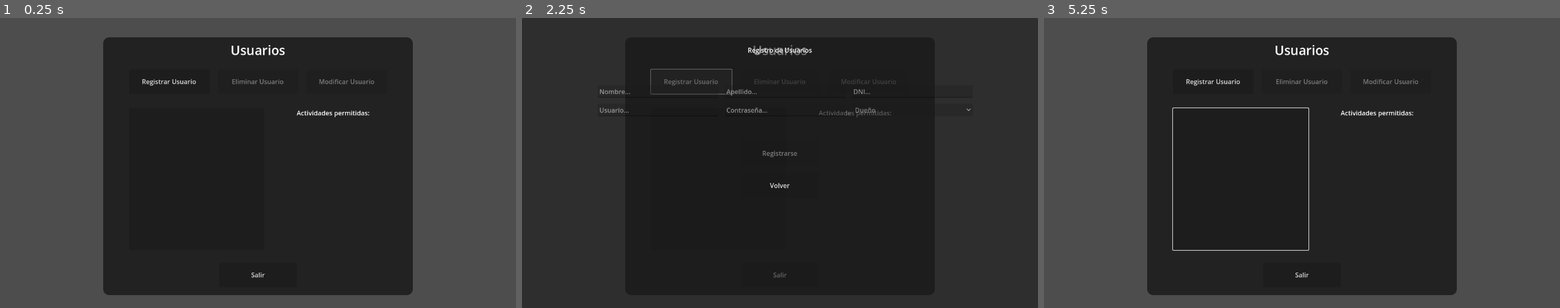
Above: before the commit, frames 1-3 (left to right).
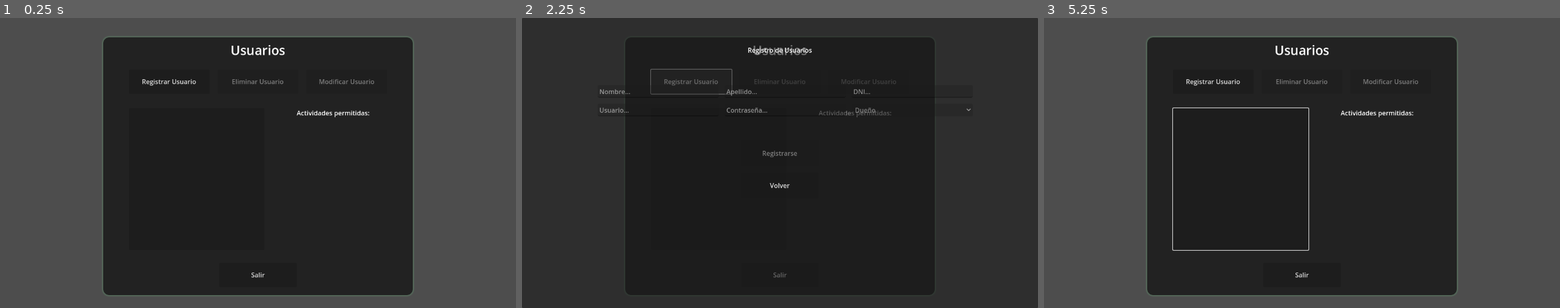
Above: after the commit, the same moments.

Repository: FaArMa/SGG-GDEng
Game: Godot game, scene res://scenes/users_menu_scene/users_menu_scene.tscn
The game is run twice, just before and just after one commit, with the same random seed, the same clock (stepped at 60 frames per second) and the same inputs. This scene is started directly instead of the project's main scene.
Inputs (mouse positions are in pixels of both pictures, inside the frame that each line leads up to):
- Up to frame 1 (0.25 s): no input
- Up to frame 2 (2.25 s): click "Registrar Usuario" at 0.5 s; click "Volver" at 1.25 s; click "Registrar Usuario" at 2 s
- Up to frame 3 (5.25 s): click "Volver" at 2.75 s; click "Registrar Usuario" at 3.5 s; click "Volver" at 4.25 s; tap Enter at 5 s; move the mouse to (1276, 221) at 5.02 s; press the mouse at (1276, 221) at 5.03 s

The runs differ from the first frame. In frame 1, 0.5% of the frame differs, in the area x 19-81%, y 6-96%; in frame 2, less than 0.1%; in frame 3, 0.5%.
Error in both runs: Invalid call. Nonexistent function 'get_users_count' in base 'Nil'. (res://scenes/register_screen/register_screen.gd:135)

Commit message:
Agregado de funciones a BDD, y misc

Diff:
--- a/SGG/Database_Content.gd
+++ b/SGG/Database_Content.gd
@@ -9,22 +9,34 @@
 
 #--------------------- USUARIOS ---------------------#
 @onready var user_list: Dictionary = {}
+@onready var user_info: Array = []
+
+#--------------------- RESPUESTA FACTURA ----------------------#
+@onready var bill_list: Dictionary = {}
+
 
 func _ready():
-#--------------------- PRODUCTOS E INGREDIENTES ---------------------#
+#--------------------- RESPUESTA PRODUCTOS E INGREDIENTES ---------------------#
 	EventBus.connect("response_product_list", _on_get_product_list)
-	EventBus.connect("response_available_ingredients", _on_get_available_ingredients)
+	EventBus.connect("response_modify_product", _on_get_product_list)
+	EventBus.connect("response_available_ingredients", _on_get_available_ingredients) # MODIFICAR # MODIFICAR # MODIFICAR # MODIFICAR
 	EventBus.connect("response_product_ingredient_list", _on_get_product_ingredient_list)
 	EventBus.connect("response_product_ingredient_amount_list", _on_get_product_ingredient_amount_list)
 
-#--------------------- USUARIOS ---------------------#
+#--------------------- RESPUESTA USUARIOS ---------------------#
 	EventBus.connect("response_get_user_list", _on_get_user_list)
+	EventBus.connect("response_get_user_info", _on_get_user_info)
+
+#--------------------- RESPUESTA FACTURA ----------------------#
+	EventBus.connect("response_billing_search", _on_response_billing_search)
 
 
 #--------------------- PRODUCTOS E INGREDIENTES ---------------------#
 
 # Listado de productos, sus precios y tipos
 func _on_get_product_list(products):
+	product_list.clear()
+
 	var product_array = products.split(",")
 	var items_per_product = 3
 	var total_products = product_array.size()
@@ -36,6 +48,8 @@
 
 # Listado de ingredientes totales
 func _on_get_available_ingredients(available_ingredients):
+	all_available_ingredients.clear()
+
 	var available_ingredient_array = available_ingredients.split(",")
 	var items_per_ingredient = 2
 	var total_ingredients = available_ingredient_array.size()
@@ -47,6 +61,8 @@
 
 # Listado de ingredientes separados por producto
 func _on_get_product_ingredient_list(ingredients):
+	ingredient_list.clear()
+
 	var json_reader = JSON.new()
 	if json_reader.parse(ingredients) == OK:
 		ingredient_list = json_reader.get_data()
@@ -59,6 +75,8 @@
 
 # Listado de cantidades de cada ingrediente separados por producto
 func _on_get_product_ingredient_amount_list(amounts):
+	ingredient_amount_list.clear()
+
 	var json_reader = JSON.new()
 	if json_reader.parse(amounts) == OK:
 		ingredient_amount_list = json_reader.get_data()
@@ -73,6 +91,8 @@
 
 # Listado de usuarios y sus roles
 func _on_get_user_list(users):
+	user_list.clear()
+
 	var users_array = users.split(",")
 	var items_per_user = 2
 	var total_users = users_array.size()
@@ -80,3 +100,27 @@
 		if (i % items_per_user):
 			continue
 		user_list[users_array[i]] = users_array[i+1]
+	EventBus.emit_signal("user_list_updated")
+
+
+func _on_get_user_info(user):
+	user_info.clear()
+
+	var user_info_array = user.split(",")
+	for i in user_info_array:
+		user_info.append(i)
+
+
+#--------------------- FACTURA ----------------------#
+func _on_response_billing_search(result):
+	if not result.is_empty():
+		bill_list.clear()
+
+		var bill_array = result.split(",")
+		var items_per_bill = 4
+		var total_bills = bill_array.size()
+		for i in total_bills:
+			if (i % items_per_bill):
+				continue
+			bill_list[bill_array[i]] = [bill_array[i+1], bill_array[i+2], bill_array[i+3]]
+		EventBus.emit_signal("billing_list_updated")
--- a/SGG/EventBus.gd
+++ b/SGG/EventBus.gd
@@ -11,3 +11,14 @@
 signal response_product_ingredient_list(ingredients)
 signal response_product_ingredient_amount_list(amounts)
 signal response_get_user_list(users)
+signal response_get_user_info(user)
+
+signal user_list_updated()
+signal product_list_updated()
+signal billing_list_updated()
+
+signal response_modify_product(product) #nombre y precio
+signal response_delete_product(product) #nombre
+signal response_add_product(product) #incluye ingredientes y toda la bola
+
+signal response_billing_search(result)
--- a/SGG/resources/panel_style.tres
+++ b/SGG/resources/panel_style.tres
@@ -6,3 +6,5 @@
 corner_radius_top_right = 15
 corner_radius_bottom_right = 15
 corner_radius_bottom_left = 15
+shadow_color = Color(0.352941, 0.478431, 0.384314, 0.8)
+shadow_size = 5
--- a/SGG/scenes/database.gd
+++ b/SGG/scenes/database.gd
@@ -27,6 +27,23 @@
 	httpr.request_completed.connect(_on_httpr_request_completed)
 
 
+func _ready():
+	await httpr.request_completed
+	get_user_list()
+	await httpr.request_completed
+	update_products()
+
+
+func update_products():
+	get_product_list()
+	await httpr.request_completed
+	get_available_ingredients() # MODIFICAR # MODIFICAR # MODIFICAR # MODIFICAR # MODIFICAR # MODIFICAR
+	await httpr.request_completed
+	get_product_ingredients()
+	await httpr.request_completed
+	get_product_ingredient_amounts()
+
+
 func get_user_list() -> void:
 	data = {"action": "get_user_list"}
 	var body = httpc.query_string_from_dict(data)
@@ -43,7 +60,7 @@
 	return
 
 
-func get_available_ingredients() -> void:
+func get_available_ingredients() -> void: # MODIFICAR # MODIFICAR # MODIFICAR # MODIFICAR # MODIFICAR
 	data = {"action": "get_available_ingredients"}
 	var body = httpc.query_string_from_dict(data)
 	var result = httpr.request(url, headers, HTTPClient.METHOD_POST, body)
@@ -61,6 +78,62 @@
 
 func get_product_ingredient_amounts() -> void:
 	data = {"action": "get_product_ingredient_amounts"}
+	var body = httpc.query_string_from_dict(data)
+	var result = httpr.request(url, headers, HTTPClient.METHOD_POST, body)
+	http_error_exists(httpr, result)
+	return
+
+
+func modify_product_data(new_price, new_product_name, old_product_name) -> void:
+	data = {"action": "modify_product_data", "nuevo_precio": new_price, "nuevo_nombre_producto": new_product_name, "viejo_nombre_producto": old_product_name}
+	var body = httpc.query_string_from_dict(data)
+	var result = httpr.request(url, headers, HTTPClient.METHOD_POST, body)
+	http_error_exists(httpr, result)
+	return
+
+
+func add_product(product_name, type, price, ingredients) -> void:
+	data = {"action": "add_product", "nombre": product_name, "tipo": type, "precio": price, "ingredientes": ingredients}
+	var body = httpc.query_string_from_dict(data)
+	var result = httpr.request(url, headers, HTTPClient.METHOD_POST, body)
+	http_error_exists(httpr, result)
+	return
+
+
+func delete_product(product) -> void:
+	data = {"action": "delete_product", "nombre_producto": product}
+	var body = httpc.query_string_from_dict(data)
+	var result = httpr.request(url, headers, HTTPClient.METHOD_POST, body)
+	http_error_exists(httpr, result)
+	return
+
+
+func delete_user(username) -> void:
+	data = {"action": "delete_user", "username": username}
+	var body = httpc.query_string_from_dict(data)
+	var result = httpr.request(url, headers, HTTPClient.METHOD_POST, body)
+	http_error_exists(httpr, result)
+	return
+
+
+func get_user_info(username) -> void:
+	data = {"action": "get_user_info", "username": username}
+	var body = httpc.query_string_from_dict(data)
+	var result = httpr.request(url, headers, HTTPClient.METHOD_POST, body)
+	http_error_exists(httpr, result)
+	return
+
+
+func generate_bill(table_name, username, products) -> void:
+	data = {"action": "generate_bill", "mesa": table_name, "nombre_usuario": username, "productos": products}
+	var body = httpc.query_string_from_dict(data)
+	var result = httpr.request(url, headers, HTTPClient.METHOD_POST, body)
+	http_error_exists(httpr, result)
+	return
+
+
+func billing_search(from, to) -> void:
+	data = {"action": "billing_search", "desde": from, "hasta": to}
 	var body = httpc.query_string_from_dict(data)
 	var result = httpr.request(url, headers, HTTPClient.METHOD_POST, body)
 	http_error_exists(httpr, result)
@@ -111,6 +184,23 @@
 	return
 
 
+func modify_user(_name: String, _surname: String, _dni: int, _role: int, _username: String, _password: String, _id: int) -> void:
+	data = {
+		"name": _name,
+		"surname": _surname,
+		"dni": _dni,
+		"role": _role,
+		"username": _username,
+		"password": _password,
+		"user_id": _id,
+		"action": "modify_user"
+	}
+	var body = httpc.query_string_from_dict(data)
+	var result = httpr.request(url, headers, HTTPClient.METHOD_POST, body)
+	http_error_exists(httpr, result)
+	return
+
+
 # Se ejecuta siempre que se complete un HTTPRequest.request()
 func _on_httpr_request_completed(_result, _response_code, _headers, _body) -> void:
 	# Ya no hace falta la conexión y se cierra para poder reutilizar este HTTPClient
@@ -126,12 +216,20 @@
 
 	# Enviar la señal que corresponda
 	match data["action"]:
-		"get_available_ingredients":
+		"billing_search":
+			EventBus.emit_signal("response_billing_search", _body)
+		"get_user_info":
+			EventBus.emit_signal("response_get_user_info", _body)
+		#INGREDIENTES POR PRODUCTO Y SUS UNIDADES
+		"get_available_ingredients": # MODIFICAR # MODIFICAR # MODIFICAR # MODIFICAR # MODIFICAR
 			EventBus.emit_signal("response_available_ingredients", _body)
+		#CANTIDAD DE INGREDIENTES POR PRODUCTO DISPONIBLE
 		"get_product_ingredient_amounts":
 			EventBus.emit_signal("response_product_ingredient_amount_list", _body)
+		#PRODUCTOS, PRECIOS Y TIPO
 		"get_product_list":
 			EventBus.emit_signal("response_product_list", _body)
+		#INGREDIENTES POR PRODUCTO DISPONIBLE
 		"get_product_ingredients":
 			EventBus.emit_signal("response_product_ingredient_list", _body)
 		"get_user_list":
